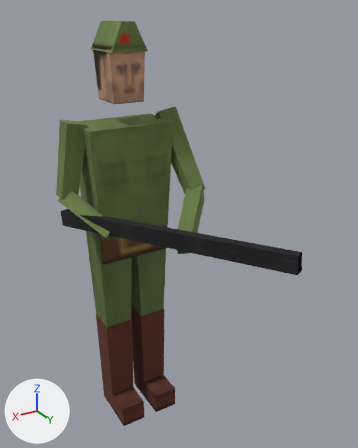
What one commit did to the OBJ model Samples/demo - first person shooter/models/guardf.obj.
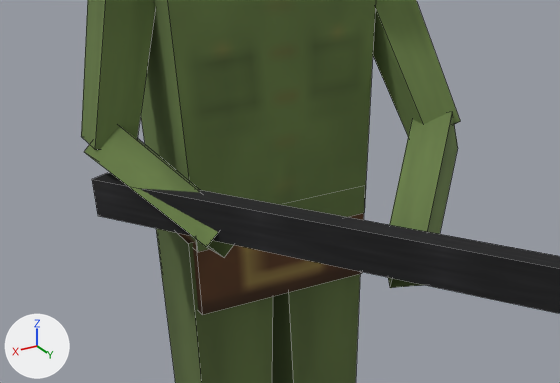
Old and new are each drawn whole from a camera (50 mm lens) standing at (57.5, 126.6, 124.2) and looking at (-3.7, 24.7, 73.2) and again close up on the part from 7% to 68% of the width and 31% to 65% of the height. The lights are fixed; the arrows at lower left show +X, +Y and +Z. The older version's two pictures come first. The close-ups show mesh edges as thin lines. Where no turn or scale is listed for an object, it has been applied to the vertices. Vertices at exactly the same position are counted once.

In view in the first close-up: 'guardf'.
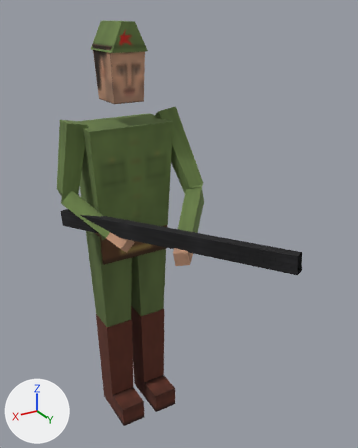
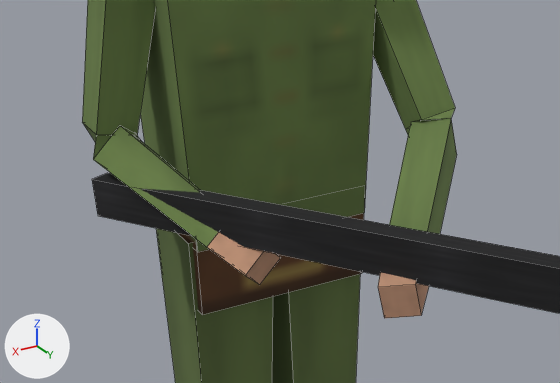
The change in detail:
Picture 'gskin.png' (img_gskin_png) is new.
Material 'guard_skin' (mat_guard_skin) is new.
Its texture is img_gskin_png.
Its roughness is 1.0.
me_guardf is used by ob_guardf; location (0.0, 0.0, 0.0).
me_guardf had 120 vertices, 77 faces and spanned x -19.3..20.6, y -7.0..63.6, z 0.0..121.8.
me_guardf now has 128 vertices, 91 faces and spans x -19.1..20.5, y -7.0..63.6, z 0.0..121.8.
Part 1, on me_guardf:
4 vertices are removed from x -19.3..-14.4, y 10.2..14.1, z 74.1..77.1.
10 faces are deleted.
4 vertices move from x -19.1..-14.7, y 10.7..13.6, z 73.0..78.2 to x 2.7..6.0, y 38.2..40.3, z 69.5..73.4.
8 vertices are added at x -19.1..-13.7, y 9.4..14.9, z 72.8..78.5.
12 new faces join them, mat_guard_shirt (picture img_gshirt_png).
5 new faces join them, mat_guard_skin (picture img_gskin_png).
Part 2, on me_guardf:
4 vertices are removed from x 15.3..19.8, y -2.3..2.3, z 76.5..77.4.
10 faces are deleted.
4 vertices move from x 14.5..20.6, y -1.0..1.0, z 73.9..80.0 to x 7.8..12.4, y 21.7..23.2, z 67.2..71.8.
8 vertices are added at x 14.0..20.1, y -2.3..2.4, z 73.4..79.6.
12 new faces join them, mat_guard_shirt (picture img_gshirt_png).
5 new faces join them, mat_guard_skin (picture img_gskin_png).
me_guardf part 3: 10 faces spanning x -0.8..14.3, y 16.8..40.3, z 67.2..74.2 switch from mat_guard_shirt (picture img_gshirt_png) to mat_guard_skin (picture img_gskin_png).

Where the change shows, as pixel boxes (x1, y1, x2, y2) in the close-ups (560 x 383 px):
'guardf', reshaped: before (81, 0, 560, 383); after (82, 0, 560, 383)
part 1 of me_guardf, built on: before (373, 0, 460, 135); after (373, 0, 457, 234)
part 2 of me_guardf, reshaped: before (81, 0, 155, 149); after (82, 0, 218, 247)
part 3 of me_guardf, recoloured: before (84, 112, 458, 288); after (207, 232, 429, 318)
